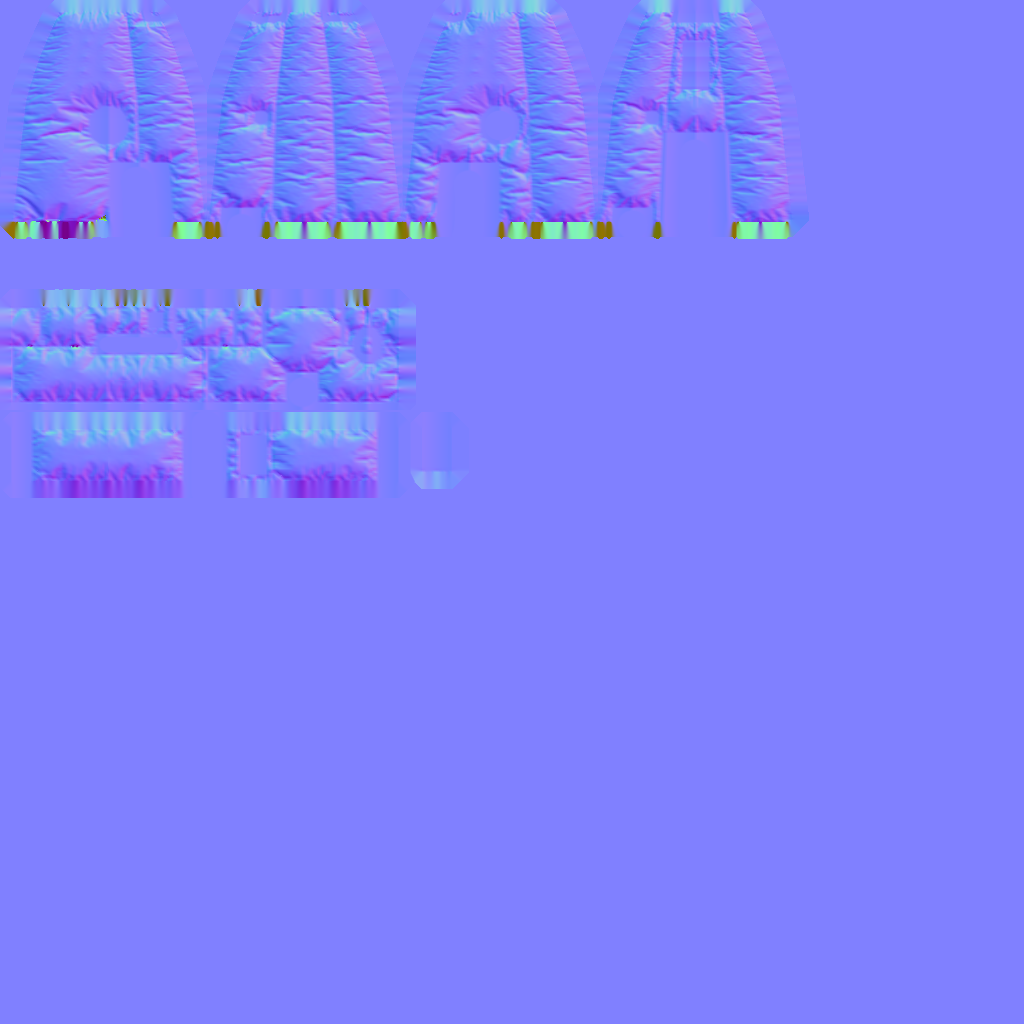
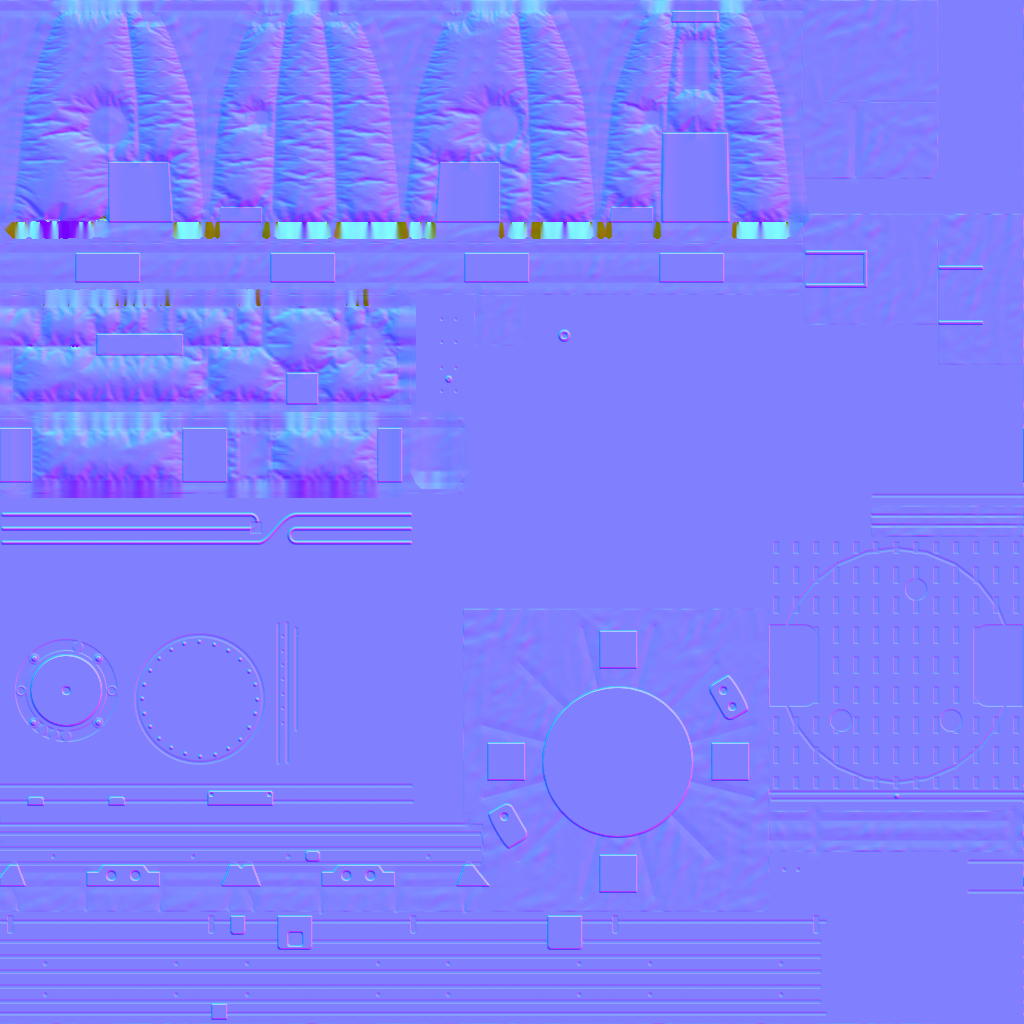
Layered file, before and after one edit (1024x1024). Changes by layer:
showed "Layer 2", painted on it over 0, 0, 1024, 1024
